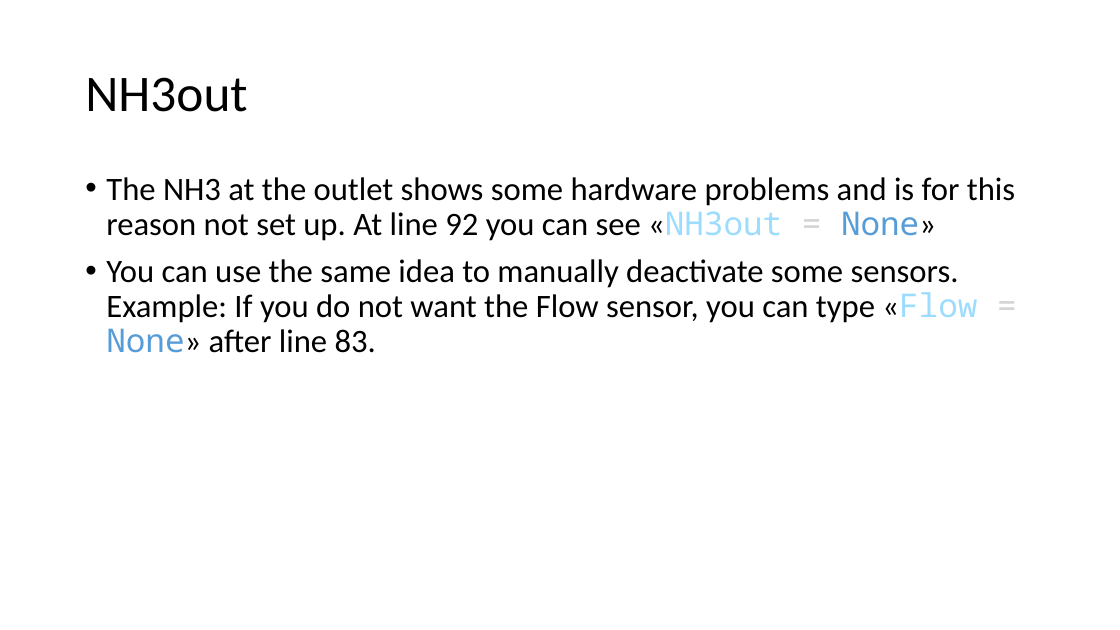
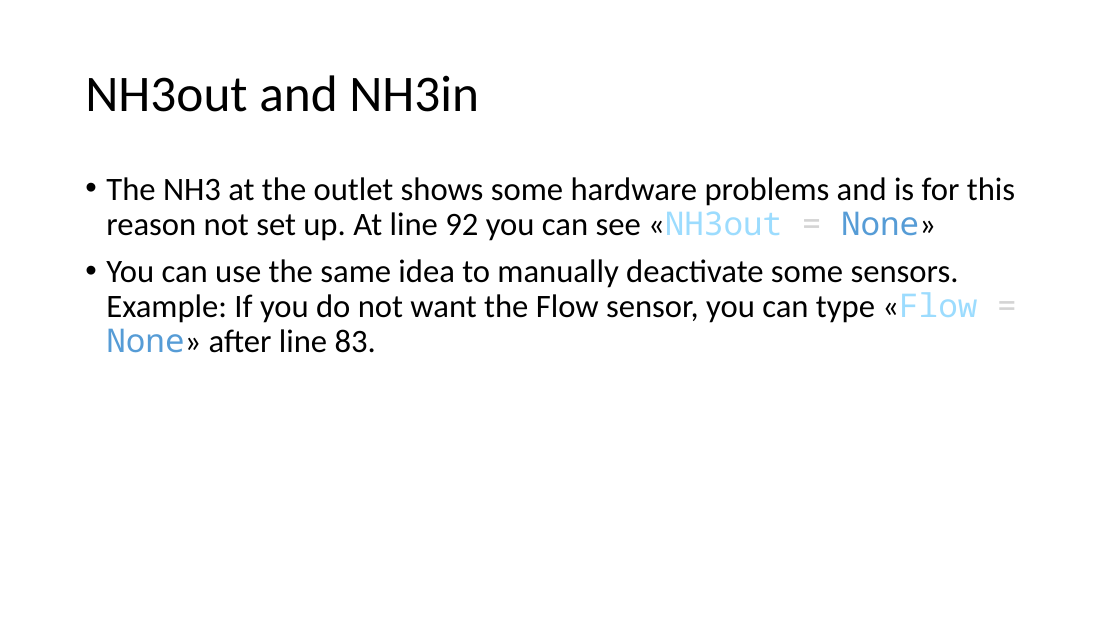
Before and after one commit to Jackmastro/Civil_Service, a slide deck: slide 9 of Documentation/PALMY_Manual.pptx. Drawn at 1120x630 pixels with LibreOffice and Linux fonts; fonts in the diff are those of the drawing. Boxes give left, top, right and bottom in pixels: in the first picture for what was removed or moved away, otherwise in the second. Text is boxed around its words. In the diff, an @@ line names an element or a change of style, - is before the commit and + after.

```diff
--- a/Documentation/PALMY_Manual.pptx
+++ b/Documentation/PALMY_Manual.pptx
@@ title at (x1=85, y1=75, x2=479, y2=112): text changed @@
-NH3out
+NH3out and NH3in
```
Also in this commit, not shown: 2 other files.
